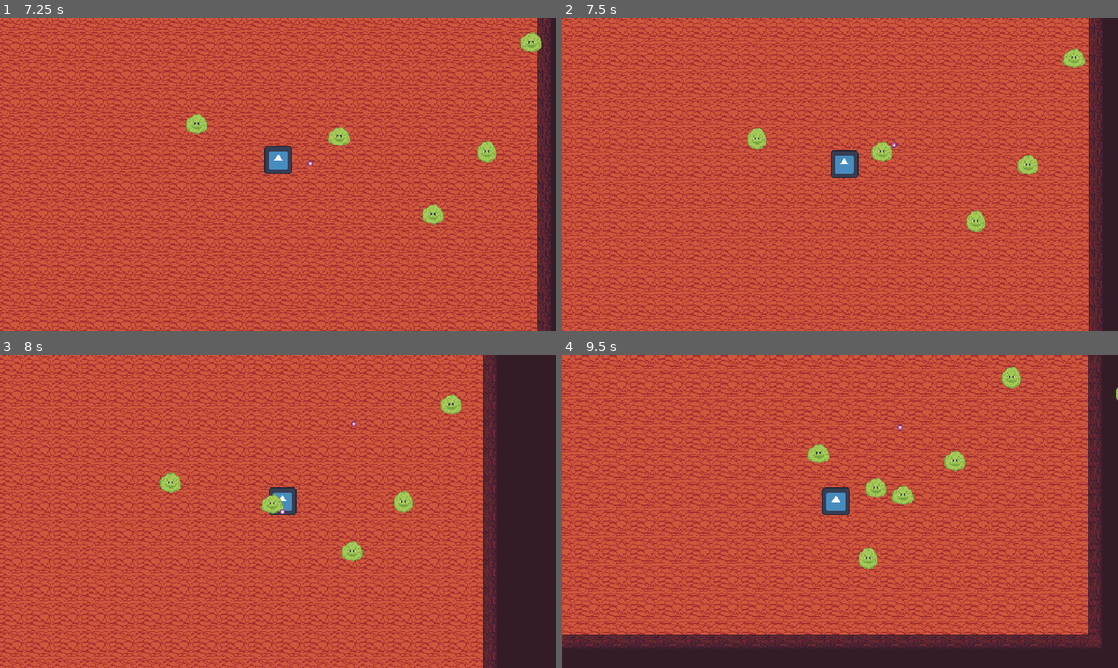
Above: before the commit, frames 1-4 (two rows, left to right).
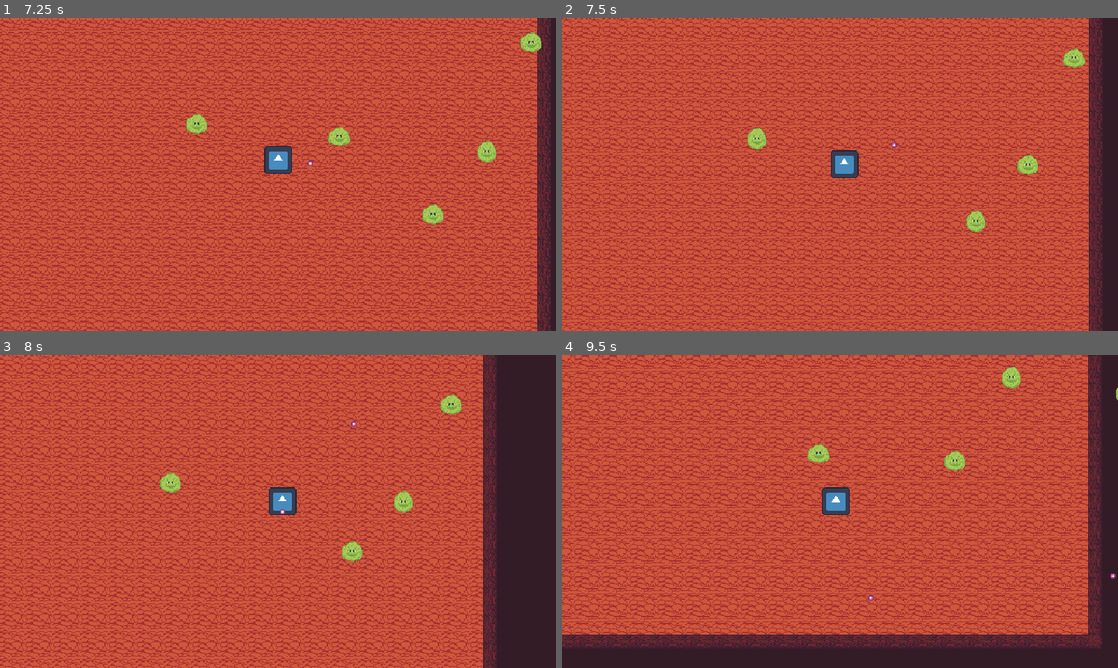
Above: after the commit, the same moments.

Repository: tuto1902/strain
Game: Godot game, scene res://scenes/arenas/test_arena.tscn
The game is run twice, just before and just after one commit, with the same random seed, the same clock (stepped at 60 frames per second) and the same inputs. The engine's default icon, where the game draws it, is replaced by a stand-in: a white triangle on a blue panel in a dark square.
Inputs:
- Up to frame 1 (7.25 s): hold D (move_right) 0.53-1.28 s; hold S (move_down) 1.28-2.03 s; hold D (move_right) 2.03-2.78 s; hold W (move_up) 2.78-3.53 s; hold A (move_left) 3.53-5.03 s; hold S (move_down) 5.03-5.78 s; hold D (move_right) 5.78-6.53 s; hold W (move_up) from 6.53 s (still down)
- Up to frame 2 (7.5 s): release W (move_up) at 7.28 s; hold D (move_right) from 7.28 s (still down)
- Up to frame 3 (8 s): keep holding D (move_right)
- Up to frame 4 (9.5 s): release D (move_right) at 8.03 s; hold S (move_down) 8.03-8.78 s; hold A (move_left) from 8.78 s (still down)

Frame 1 is identical in both runs. In frame 2, 0.2% of the frame differs, in the area x 55-60%, y 39-46%; in frame 3, 0.2%; in frame 4, 0.6%, in the area x 53-100%, y 22-79%.

Commit message:
Killing enemies
Created hit boxes, hurt boxes and health component.

Diff:
--- /dev/null
+++ b/scenes/components/health_component.gd
@@ -0,0 +1,19 @@
+class_name HealthComponent extends Node
+
+signal death
+
+@export var max_healt: float = 10
+
+var current_health: float
+
+func _ready():
+	current_health = max_healt
+
+func take_damage(damage):
+	current_health = max(current_health - damage, 0)
+	Callable(check_death).call_deferred()
+
+func check_death():
+	if current_health == 0:
+		death.emit()
+		owner.queue_free()
--- /dev/null
+++ b/scenes/components/health_component.tscn
@@ -0,0 +1,6 @@
+[gd_scene load_steps=2 format=3 uid="uid://f3w7wof0i5v8"]
+
+[ext_resource type="Script" path="res://scenes/components/health_component.gd" id="1_be5yh"]
+
+[node name="HealthComponent" type="Node"]
+script = ExtResource("1_be5yh")
--- a/scenes/components/hit_box_component.tscn
+++ b/scenes/components/hit_box_component.tscn
@@ -2,5 +2,7 @@
 
 [ext_resource type="Script" path="res://scenes/components/hit_box_component.gd" id="1_ccax3"]
 
-[node name="HitBox" type="Area2D"]
+[node name="HitBoxComponent" type="Area2D"]
+collision_layer = 8
+collision_mask = 0
 script = ExtResource("1_ccax3")
--- /dev/null
+++ b/scenes/components/hurt_box_component.gd
@@ -0,0 +1,27 @@
+class_name HurtBoxComponent extends Area2D
+
+@export var health_component: HealthComponent
+@onready var hurt_buffer = $HurtBuffer
+
+var hit: bool = false
+
+func _ready():
+	area_entered.connect(on_area_entered)
+
+func on_area_entered(area: Area2D):
+	if hit and hurt_buffer.time_left > 0:
+		return
+
+	if hurt_buffer.is_stopped():
+		hurt_buffer.start()
+		hit = true
+
+	if not area is HitBoxComponent:
+		return
+
+	if health_component == null:
+		return
+
+	var hit_box = area as HitBoxComponent
+
+	health_component.take_damage(hit_box.damage)
--- /dev/null
+++ b/scenes/components/hurt_box_component.tscn
@@ -0,0 +1,10 @@
+[gd_scene load_steps=2 format=3 uid="uid://bg8nhidbgna2f"]
+
+[ext_resource type="Script" path="res://scenes/components/hurt_box_component.gd" id="1_jdlfl"]
+
+[node name="HurtBoxComponent" type="Area2D"]
+collision_layer = 0
+collision_mask = 8
+script = ExtResource("1_jdlfl")
+
+[node name="HurtBuffer" type="Timer" parent="."]
--- a/scenes/game_objects/enemies/virus/stage_1_virus.tscn
+++ b/scenes/game_objects/enemies/virus/stage_1_virus.tscn
@@ -1,9 +1,14 @@
-[gd_scene load_steps=11 format=3 uid="uid://dwemgjukglhwe"]
+[gd_scene load_steps=14 format=3 uid="uid://dwemgjukglhwe"]
 
 [ext_resource type="Script" path="res://scenes/game_objects/enemies/virus/stage_1_virus.gd" id="1_6xrh1"]
 [ext_resource type="Texture2D" uid="uid://cesia53gn74h3" path="res://assets/sprites/virus_stage_1.png" id="1_k83es"]
+[ext_resource type="PackedScene" uid="uid://f3w7wof0i5v8" path="res://scenes/components/health_component.tscn" id="2_rdei7"]
+[ext_resource type="PackedScene" uid="uid://bg8nhidbgna2f" path="res://scenes/components/hurt_box_component.tscn" id="3_31key"]
 [ext_resource type="Script" path="res://scripts/state_machine/enemy_state_machine.gd" id="3_s610a"]
 [ext_resource type="Script" path="res://scenes/game_objects/enemies/virus/chase.gd" id="4_3tm3e"]
+
+[sub_resource type="CircleShape2D" id="CircleShape2D_1njj5"]
+radius = 14.0357
 
 [sub_resource type="AtlasTexture" id="AtlasTexture_0kgml"]
 atlas = ExtResource("1_k83es")
@@ -50,6 +55,16 @@
 script = ExtResource("1_6xrh1")
 state_machine = NodePath("EnemyStateMachine")
 
+[node name="HealthComponent" parent="." instance=ExtResource("2_rdei7")]
+
+[node name="HurtBoxComponent" parent="." node_paths=PackedStringArray("health_component") instance=ExtResource("3_31key")]
+position = Vector2(0, -1)
+health_component = NodePath("../HealthComponent")
+
+[node name="CollisionShape2D" type="CollisionShape2D" parent="HurtBoxComponent"]
+shape = SubResource("CircleShape2D_1njj5")
+debug_color = Color(0.889279, 0.283307, 0.426508, 0.42)
+
 [node name="AnimatedSprite2D" type="AnimatedSprite2D" parent="."]
 sprite_frames = SubResource("SpriteFrames_2vy6f")
 animation = &"Move"
Not shown, added: assets/music/mus_area_1.wav.import
Not shown, added: assets/music/mus_main_menu.wav.import
Not shown, added: assets/sfx/sfx_death.wav.import
Not shown: 1 places in scenes/game_objects/abilities/bullet.tscn that only renumber resources
